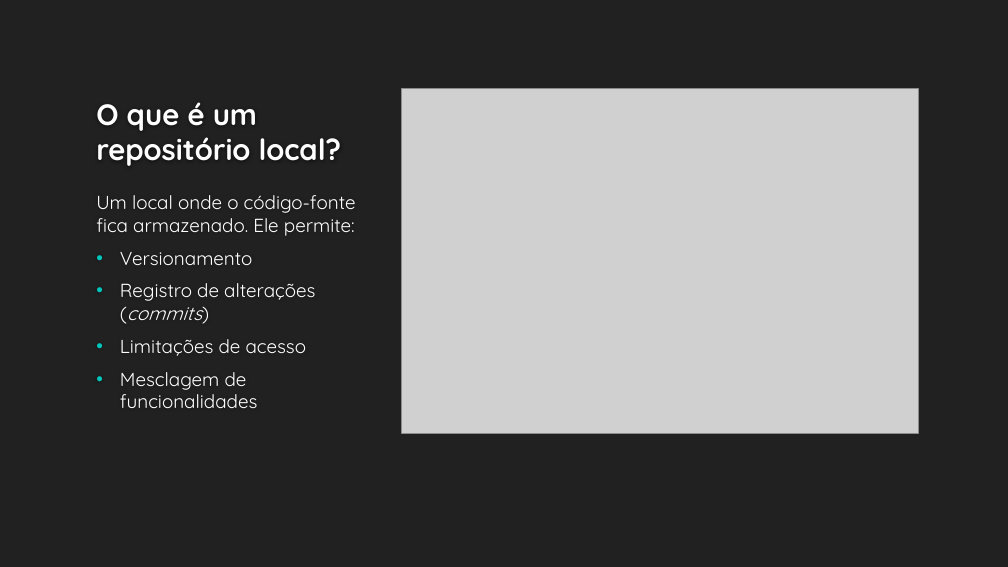
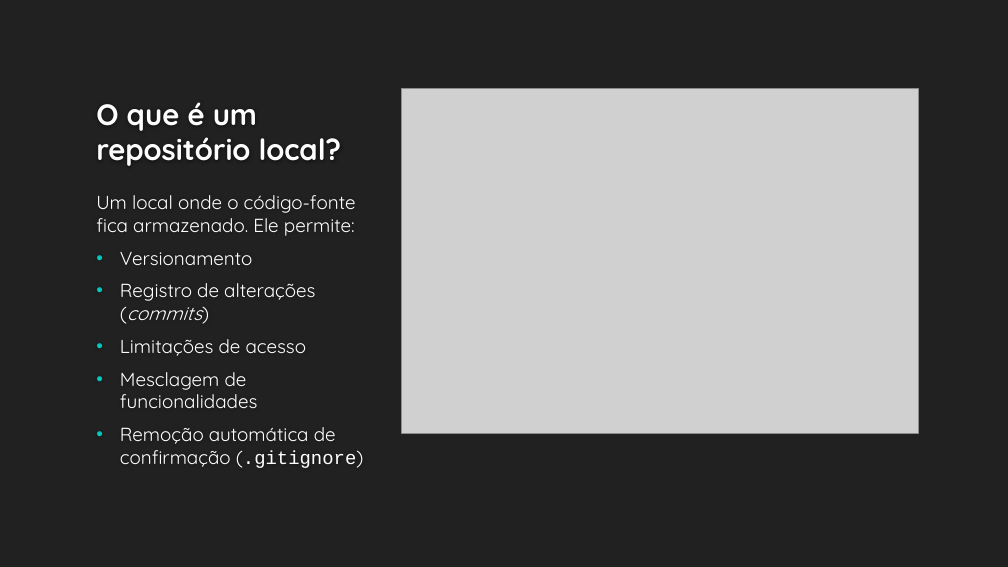
Before and after one commit to RecodeJr/GitHub-Professional, a slide deck: slide 5 of Git-GitHub/Git & Git-Hub – Aprimorando o conhecimento.pptx. Drawn at 1008x567 pixels with LibreOffice and Linux fonts; fonts in the diff are those of the drawing; grey boxes stand for pictures; background and template pictures are left out. Boxes give left, top, right and bottom in pixels: in the first picture for what was removed or moved away, otherwise in the second. Text is boxed around its words. In the diff, an @@ line names an element or a change of style, - is before the commit and + after.

```diff
--- a/Git-GitHub/Git & Git-Hub – Aprimorando o conhecimento.pptx
+++ b/Git-GitHub/Git & Git-Hub – Aprimorando o conhecimento.pptx
@@ text at [120,427,364,468]: paragraph added @@
+• Remoção automática de confirmação (.gitignore)
```
Also in this commit, not shown: 3 other slides changed, 4 slides added.
